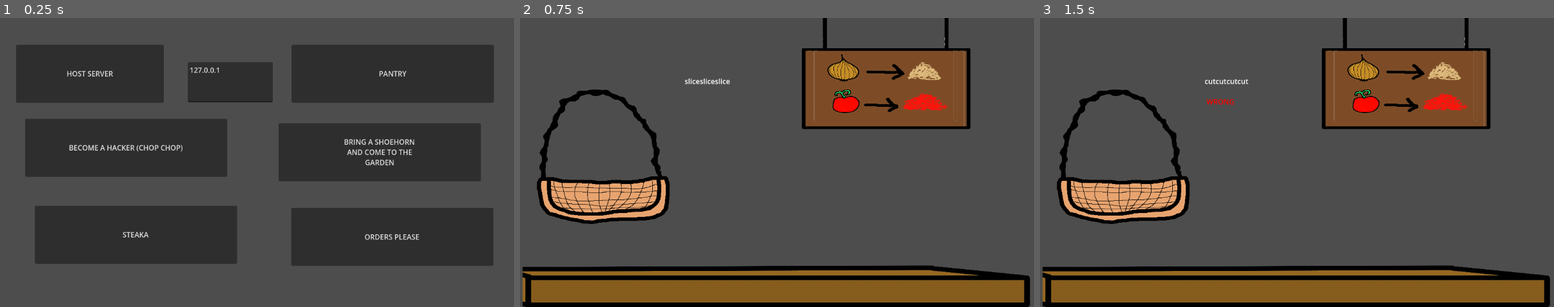
Above: before the commit, frames 1-3 (left to right).
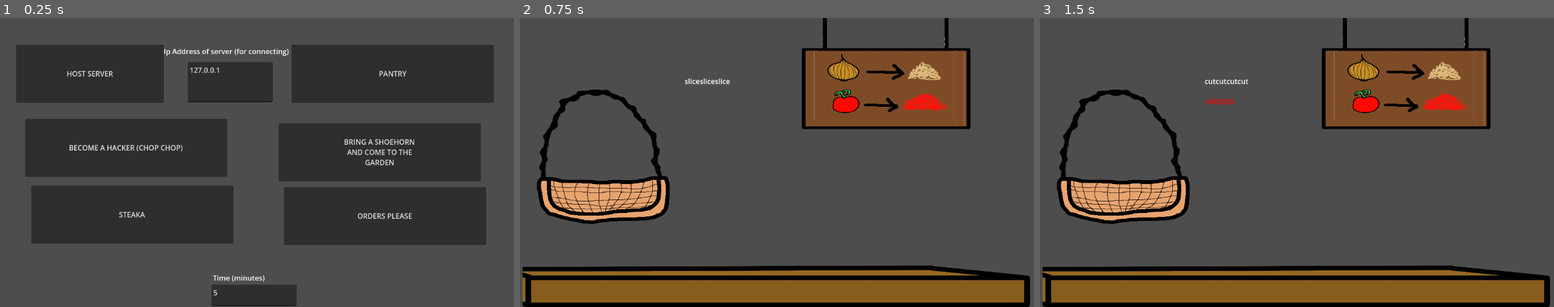
Above: after the commit, the same moments.

Repository: dacooler/TheGameTimeWarpingKitchenTheTimeCookingSimulatorTheGame2026Jam
Game: Godot game, scene res://scenes/main.tscn
Two runs of this game, one before a commit and one after it. Both use one fixed random seed, a clock stepped at 60 frames per second and the inputs below.
Inputs (mouse positions are in pixels of both pictures, inside the frame that each line leads up to):
- Up to frame 1 (0.25 s): no input
- Up to frame 2 (0.75 s): click "BECOME A HACKER (CHOP CHOP)" at 0.5 s
- Up to frame 3 (1.5 s): tap Enter at 1.25, 1.35 s; move the mouse to (1410, 148) at 1.27 s; click (1410, 148) at 1.42 s

The runs differ from the first frame. In frame 1, 13% of the frame differs, in the area x 6-96%, y 10-100%; in frame 2, nothing differs; in frame 3, nothing differs.

Commit message:
time change

Diff:
--- /dev/null
+++ b/the-game-time-warping-kitchen-the-time-cooking-simulator-the-game-2026-jam/scenes/ip_input_2.gd
@@ -0,0 +1,7 @@
+extends TextEdit
+
+func _ready() -> void:
+	text = str(Globals.time)
+
+func _process(delta: float) -> void:
+	Globals.time = int(text)
--- a/the-game-time-warping-kitchen-the-time-cooking-simulator-the-game-2026-jam/scenes/main.tscn
+++ b/the-game-time-warping-kitchen-the-time-cooking-simulator-the-game-2026-jam/scenes/main.tscn
@@ -2,6 +2,7 @@
 
 [ext_resource type="Script" uid="uid://p3wjpb2nli2m" path="res://scripts/button.gd" id="1_o5qli"]
 [ext_resource type="Script" uid="uid://br53nb22gt1eh" path="res://scripts/ip_input.gd" id="2_0wfyh"]
+[ext_resource type="Script" uid="uid://h0hfb5htwgec" path="res://scenes/ip_input_2.gd" id="3_jyhfs"]
 [ext_resource type="AudioStream" uid="uid://cot31kpbfw721" path="res://audio/ost/Warped_Shoehorn.mp3" id="3_sugp2"]
 
 [node name="Node2D" type="Node2D" unique_id=1670611415]
@@ -25,10 +26,10 @@
 scene = "res://scenes/hacker.tscn"
 
 [node name="OrdersPleaseButton" type="Button" parent="." unique_id=668079960]
-offset_left = 651.0
-offset_top = 426.0
-offset_right = 1103.0
-offset_bottom = 556.0
+offset_left = 635.0
+offset_top = 379.0
+offset_right = 1087.0
+offset_bottom = 509.0
 text = "ORDERS PLEASE"
 script = ExtResource("1_o5qli")
 scene = "res://scenes/orders_please.tscn"
@@ -54,10 +55,10 @@
 scene = "res://scenes/pantry.tscn"
 
 [node name="SteakaButton" type="Button" parent="." unique_id=923163865]
-offset_left = 78.0
-offset_top = 421.0
-offset_right = 530.0
-offset_bottom = 551.0
+offset_left = 70.0
+offset_top = 376.0
+offset_right = 522.0
+offset_bottom = 506.0
 text = "STEAKA"
 script = ExtResource("1_o5qli")
 scene = "res://scenes/steaka.tscn"
@@ -69,6 +70,28 @@
 offset_bottom = 189.0
 script = ExtResource("2_0wfyh")
 
+[node name="IPInput2" type="TextEdit" parent="." unique_id=653143685]
+offset_left = 473.0
+offset_top = 598.0
+offset_right = 663.0
+offset_bottom = 646.0
+text = "5"
+script = ExtResource("3_jyhfs")
+
 [node name="AudioStreamPlayer2D" type="AudioStreamPlayer2D" parent="." unique_id=1732529827]
 stream = ExtResource("3_sugp2")
 autoplay = true
+
+[node name="Label" type="Label" parent="." unique_id=526726430]
+offset_left = 476.0
+offset_top = 571.0
+offset_right = 626.0
+offset_bottom = 594.0
+text = "Time (minutes)"
+
+[node name="Label2" type="Label" parent="." unique_id=809775413]
+offset_left = 366.0
+offset_top = 63.0
+offset_right = 646.0
+offset_bottom = 86.0
+text = "Ip Address of server (for connecting)"
--- a/the-game-time-warping-kitchen-the-time-cooking-simulator-the-game-2026-jam/scripts/globals.gd
+++ b/the-game-time-warping-kitchen-the-time-cooking-simulator-the-game-2026-jam/scripts/globals.gd
@@ -1,4 +1,6 @@
 class_name Globals
+
+
 
 enum Produce {
 	ONION,
@@ -43,3 +45,5 @@
 const MAX_CLIENTS := 7
 
 static var coins := 0
+
+static var time := 5
--- a/the-game-time-warping-kitchen-the-time-cooking-simulator-the-game-2026-jam/scripts/orders_please.gd
+++ b/the-game-time-warping-kitchen-the-time-cooking-simulator-the-game-2026-jam/scripts/orders_please.gd
@@ -13,6 +13,7 @@
 	timer.set_one_shot(false)
 	add_child(timer)
 	timer.start()
+	minutes = Globals.time
 
 
 func _on_timer_timeout():
Not shown, added: the-game-time-warping-kitchen-the-time-cooking-simulator-the-game-2026-jam/scenes/ip_input_2.gd.uid
